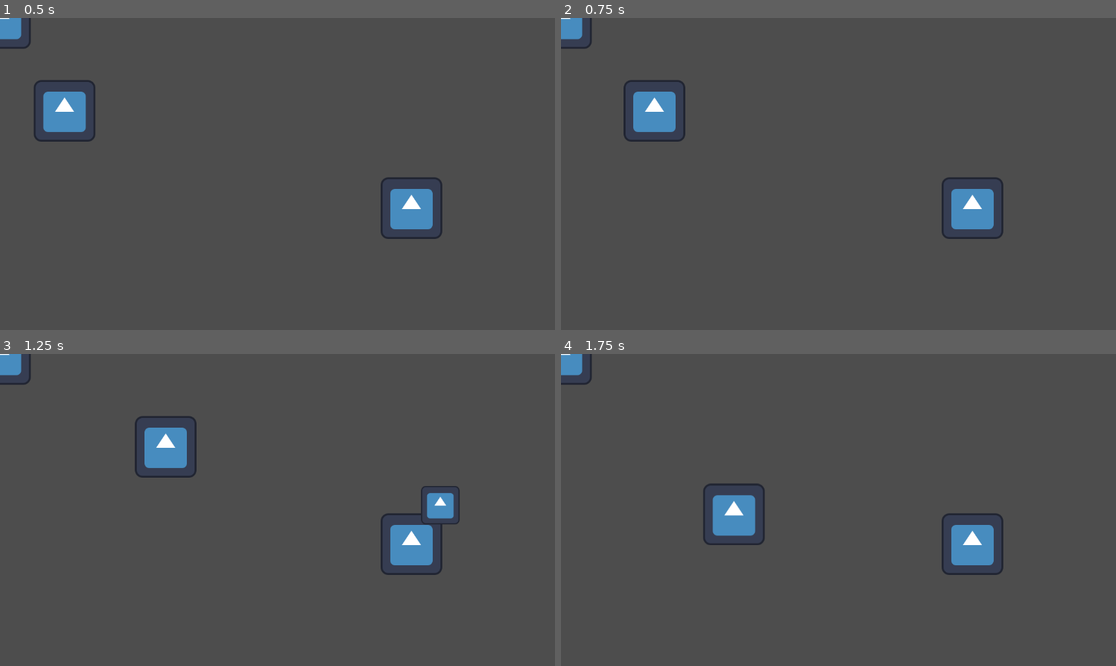
Above: before the commit, frames 1-4 (two rows, left to right).
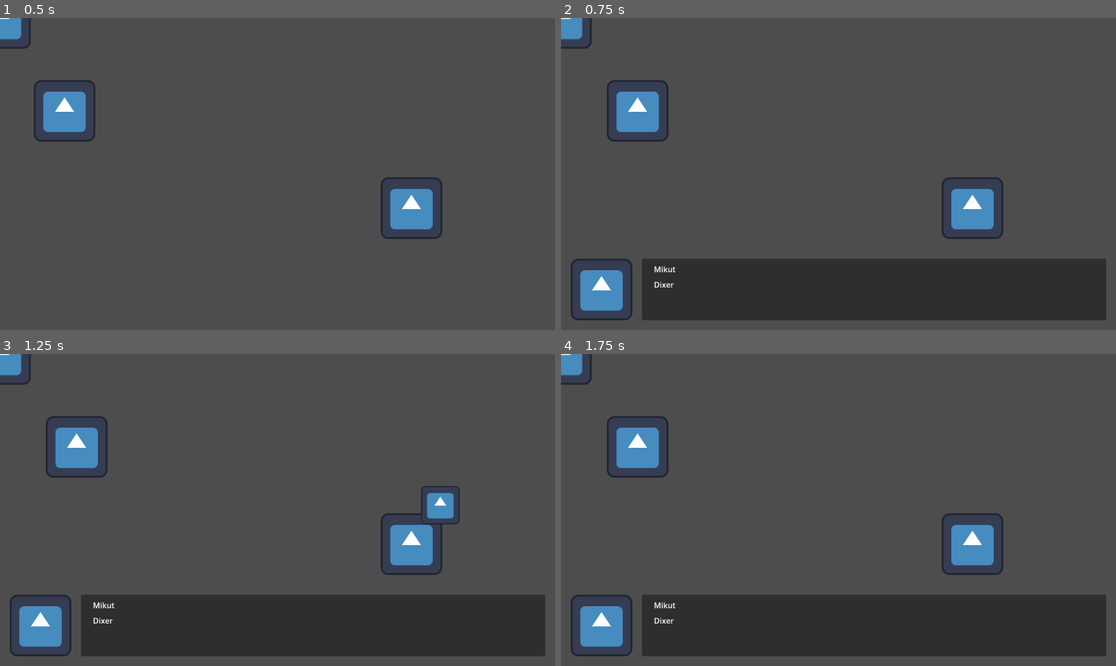
Above: after the commit, the same moments.

Repository: Frajerskie-Game-Studio/Shadow-Delivery
Game: Godot game, scene res://Scenes/World.tscn
Two runs of this game, one before a commit and one after it. Both use one fixed random seed, a clock stepped at 60 frames per second and the inputs below. The engine's default icon, where the game draws it, is replaced by a stand-in: a white triangle on a blue panel in a dark square.
Inputs (mouse positions are in pixels of both pictures, inside the frame that each line leads up to):
- Up to frame 1 (0.5 s): no input
- Up to frame 2 (0.75 s): tap Enter at 0.5 s; move the mouse to (971, 208) at 0.52 s; hold D (move_right) from 0.53 s (still down); click (971, 208) at 0.6 s
- Up to frame 3 (1.25 s): keep holding D (move_right)
- Up to frame 4 (1.75 s): move the mouse to (727, 525) at 1.27 s; release D (move_right) at 1.28 s; hold S (move_down) from 1.28 s (still down); tap Shift (run) at 1.35 s

Frame 1 is identical in both runs. In frame 2, 19% of the frame differs, in the area x 1-99%, y 19-97%; in frame 3, 20%; in frame 4, 20%.
Error before the commit: Parse Error: Class "Player" hides a global script class. (res://Scripts/Actors/Player.gd:1)

Commit message:
Revert "Add inheritance to characters"
This reverts commit 65888959b942db1cd904540ae8c06eee9d6939a1.

Diff:
--- a/Data/lucjan_data.json
+++ b/Data/lucjan_data.json
@@ -1,31 +1,14 @@
 {
 	"name": "Lucjan",
 	"texture": "",
-	"hp": 85,
+	"hp": 100,
 	"max_hp": 100,
 	"skills": {
-		"Getting ready": [
-			"Lucjan waits to build up power, to attack 1.5x stronger",
-			0,
-			0,
-			15
-		]
+		"Getting ready": ["Lucjan waits to build up power, to attack 1.5x stronger", 0, 0, 15]
 	},
-	"equipment": {
-		"Mele_weapon": [
-			"",
-			"",
-			0
-		],
-		"Range_weapon": [
-			"",
-			"",
-			0
-		],
-		"Armor": [
-			"Courier uniform",
-			"Average factory outfit for couriers",
-			15
-		]
+		"equipment": {
+		"Mele_weapon":  ["", "", 0],
+		"Range_weapon": ["", "", 0],
+		"Armor": ["", "", 0]
 	}
 }
--- a/Data/mikut_data.json
+++ b/Data/mikut_data.json
@@ -1,7 +1,7 @@
 {
 	"name": "Mikut",
 	"texture": "",
-	"hp": 120,
+	"hp": 100,
 	"max_hp": 100,
 	"skills": {
 
--- a/Data/party_data.json
+++ b/Data/party_data.json
@@ -1,21 +1,14 @@
 {
-	"equipment": {
-		"Dixer_uniform": [
-			"Average factory outfit for couriers",
-			"Armor",
-			15
-		]
-	},
-	"items": {
-		"magnesium_grenade": [
-			"Simple magnesium conentrate, highly explosive",
-			15,
-			0,
-			1
-		]
-	},
 	"teammates": [
 		"./Data/mikut_data.json",
 		"./Data/lucjan_data.json"
-	]
+	],
+	"items": {
+		"red_brew": ["Very weak healing potion", 0, 20, 1],
+		"magnesium_grenade": ["Simple magnesium conentrate, highly explosive", 15, 0, 2]
+	},
+	"equipment": {
+		"Courier_uniform": ["Average factory outfit for couriers", "Armor", 15],
+		"Dixer_uniform": ["Average factory outfit for couriers", "Armor", 15]
+	}
 }
--- a/scripts/Actors/Character.gd
+++ /dev/null
@@ -1,24 +0,0 @@
-class_name Character extends Node2D
-
-
-var Name
-var Hp
-var MaxHp
-var Skills
-var Equipment
-
-
-func load_data():
-	pass
-
-
-func save_data():
-	pass
-
-
-func _ready():
-	load_data()
-
-
-func _process(delta):
-	pass
--- a/scripts/Actors/Lucjan.gd
+++ b/scripts/Actors/Lucjan.gd
@@ -1,15 +1,13 @@
-class_name Lucjan extends Character
+extends Node2D
 
-
-var character_file_path
-
-
-func _init():
-	character_file_path = "res://Data/lucjan_data.json"
-
+var Name
+var Hp
+var Skills
+var MaxHp
+var Equipment
 
 func saveData():
-	var file = FileAccess.open(character_file_path, FileAccess.WRITE)
+	var file = FileAccess.open("res://Data/lucjan_data.json", FileAccess.WRITE)
 	var temp_data = {
 		"name": Name,
 		"texture": "",
@@ -21,9 +19,8 @@
 	file.store_string(JSON.stringify(temp_data, "\t", false))
 	file.close()
 
-
 func load_data():
-	var text = FileAccess.get_file_as_string(character_file_path)
+	var text = FileAccess.get_file_as_string("res://Data/lucjan_data.json")
 	var temp_data = JSON.parse_string(text)
 	Name = temp_data["name"]
 	Hp = temp_data["hp"]
@@ -31,10 +28,8 @@
 	Skills = temp_data["skills"]
 	Equipment = temp_data["equipment"]
 
-
 func _ready():
 	load_data()
-
 
 func use_item(item):
 	if item[1] != 0:
@@ -43,32 +38,24 @@
 		Hp += item[2]
 	saveData()
 
-
 func get_entity_name():
 	return Name
-
 
 func get_skills():
 	return Skills
 
-
 func get_hp():
 	return Hp
-
 
 func get_max_hp():
 	return MaxHp
 
-
 func get_eq():
 	return Equipment
-
-
 
 func set_eq(eq):
 	Equipment = eq
 	saveData()
 
-
 func _process(delta):
 	pass
--- a/scripts/Actors/Player.gd
+++ b/scripts/Actors/Player.gd
@@ -1,9 +1,32 @@
-class_name Player extends Lucjan
+extends Node2D
 
+var Name
+var Hp
+var MaxHp
+var Skills
+var Equipment
 
-func _init():
-	character_file_path = "res://Data/mikut_data.json"
+func saveData():
+	var file = FileAccess.open("res://Data/mikut_data.json", FileAccess.WRITE)
+	var temp_data = {
+		"name": Name,
+		"texture": "",
+		"hp": Hp,
+		"max_hp": MaxHp,
+		"skills": Skills,
+		"equipment": Equipment
+	}
+	file.store_string(JSON.stringify(temp_data, "\t", false))
+	file.close()
 
+func load_data():
+	var text = FileAccess.get_file_as_string("res://Data/mikut_data.json")
+	var temp_data = JSON.parse_string(text)
+	Name = temp_data["name"]
+	Hp = temp_data["hp"]
+	MaxHp = temp_data["hp"]
+	Skills = temp_data["skills"]
+	Equipment = temp_data["equipment"]
 
 func _ready():
 	load_data()
@@ -14,6 +37,21 @@
 	elif item[2] != 0:
 		Hp += int(item[2])
 	saveData()
+
+func get_entity_name():
+	return Name
+
+func get_skills():
+	return Skills
+
+func get_hp():
+	return Hp
+
+func get_max_hp():
+	return MaxHp
+
+func get_eq():
+	return Equipment
 
 func set_eq(eq):
 	Equipment = eq
--- a/scripts/Menu_Hud.gd
+++ b/scripts/Menu_Hud.gd
@@ -51,7 +51,6 @@
 func _ready():
 	var text = FileAccess.get_file_as_string("res://Data/party_data.json")
 	var temp_data = JSON.parse_string(text)
-
 	Items = temp_data["items"]
 	Teammates = temp_data["teammates"]
 	PartyEq = temp_data["equipment"]
Not shown, removed: Scenes/Wor4892.tmp
